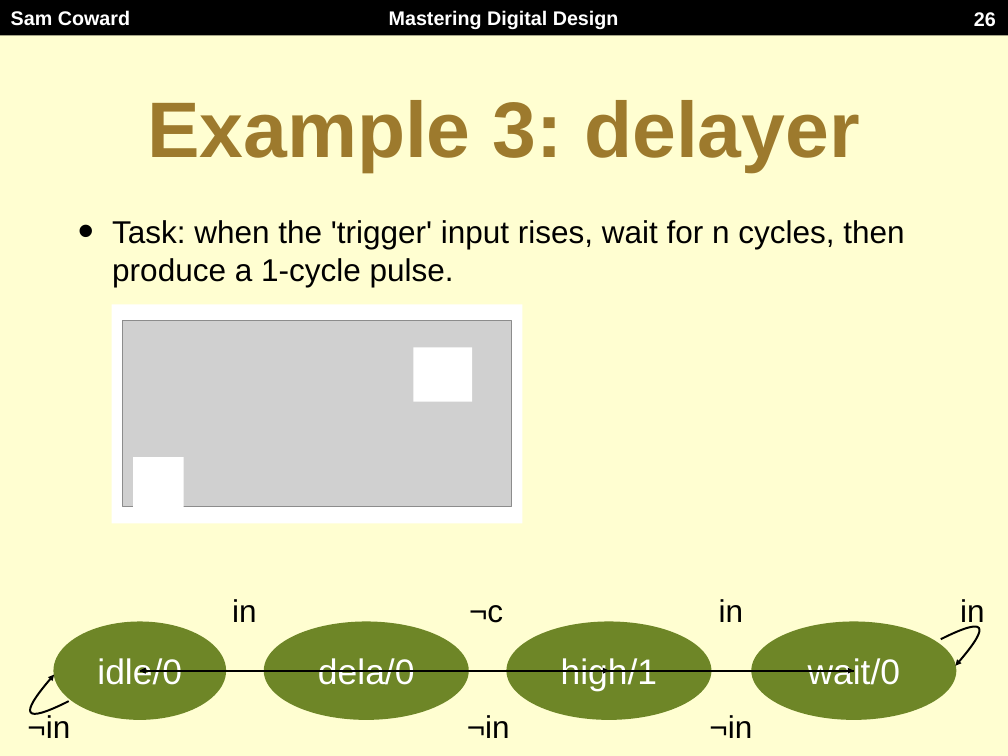
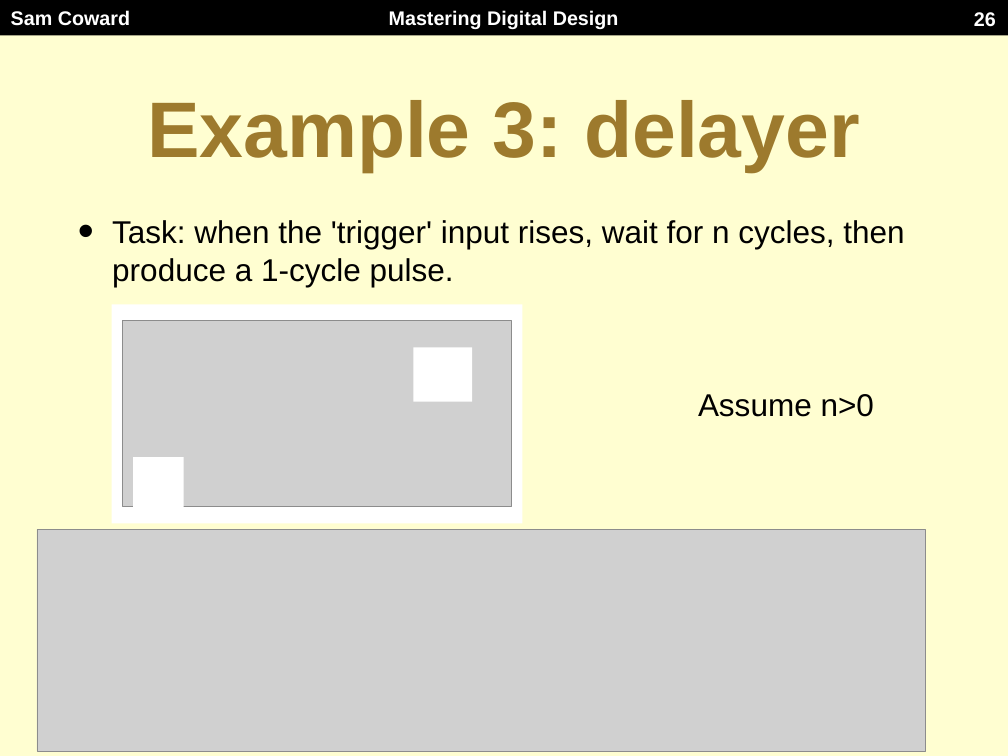
Before and after one commit to Mastering-Digital-Design/Lab-Module, a slide deck: slide 26 of lectures/lecture3.pptx. Drawn at 1008x756 pixels with LibreOffice and Linux fonts; fonts in the diff are those of the drawing; grey boxes stand for pictures. Boxes give left, top, right and bottom in pixels: in the first picture for what was removed or moved away, otherwise in the second. Text is boxed around its words. In the diff, an @@ line names an element or a change of style, - is before the commit and + after.

```diff
--- a/lectures/lecture3.pptx
+++ b/lectures/lecture3.pptx
@@ text added at [698,394,874,417], 32 pt, text #000000 @@
+Assume n>0
@@ picture added at [37,530,925,751] @@
@@ text removed at [232,599,257,622] @@
-in
@@ text removed at [719,599,744,622] @@
-in
@@ text removed at [960,599,985,628] @@
-in
@@ ellipse removed at [53,622,226,720] @@
-idle/0
@@ ellipse removed at [264,622,469,720] @@
-dela/0
@@ text removed at [469,605,503,623] @@
-¬c
@@ ellipse removed at [507,622,712,720] @@
-high/1
@@ ellipse removed at [751,622,956,720] @@
-wait/0
@@ freeform shape removed at [941,627,979,666] @@
@@ freeform shape removed at [30,675,69,714] @@
@@ arrow removed from (140, 671) to (366, 671) @@
@@ arrow removed from (609, 671) to (140, 671) @@
@@ arrow removed from (854, 671) to (140, 671) @@
@@ arrow removed from (366, 671) to (609, 671) @@
@@ arrow removed from (609, 671) to (854, 671) @@
@@ text removed at [27,713,70,738] @@
-¬in
@@ text removed at [467,715,510,738] @@
-¬in
@@ text removed at [709,715,752,738] @@
-¬in
```
Also in this commit, not shown: 21 other slides changed, 2 other files.
